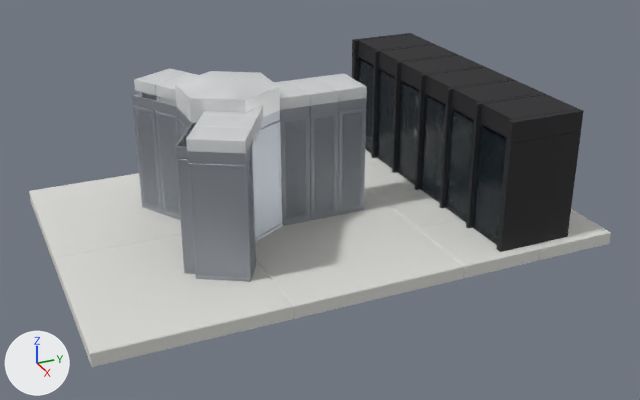
Before and after pictures for a commit that changed the glTF model public/3d-model/rasqberry-two.glb.
Camera for both pictures: a camera (50 mm lens) standing at (0.717, -0.057, 0.3) and looking at (0.149, 0.199, 0.016). The axes (+X, +Y, +Z) are drawn at lower left. The lights are the same throughout. The older version comes first. Where no turn or scale is listed for an object, it has been applied to the vertices.

In view in the first picture: 'cap', 'cryostat', 'door', 'floor-1', 'floor-2', 'floor-3', 'floor-5', 'rte-1', 'rte-2', 'rte-3', 'rte-3-lid', 'wall-base', 'wall-lid', 'wall-window' and 10 more.
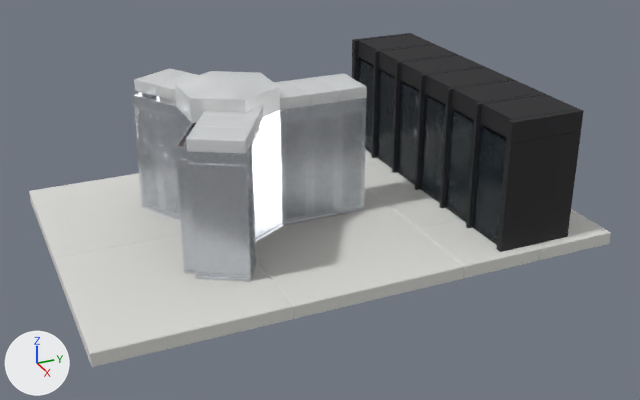
Edits to the bpy script that builds the scene:
```text
Change mat_silver:
    mat_silver.base_color: (0.342, 0.366, 0.402) -> (0.631, 0.658, 0.701)  # grey #9ea3aa -> light grey #d0d4da
    mat_silver.roughness: 0.42 -> 0.26
```

Location of each change, (x1, y1, x2, y2) in pixels of the pictures (640 x 400 px):
'cryostat', recoloured, surface changed (grey to light grey)
    both: (132, 92, 339, 274)
'rte-3', recoloured, surface changed (grey to light grey)
    both: (187, 142, 256, 282)
'rte-1', recoloured, surface changed (grey to light grey)
    both: (337, 98, 366, 215)
'rte-2', recoloured, surface changed
    both: (135, 91, 160, 102)
